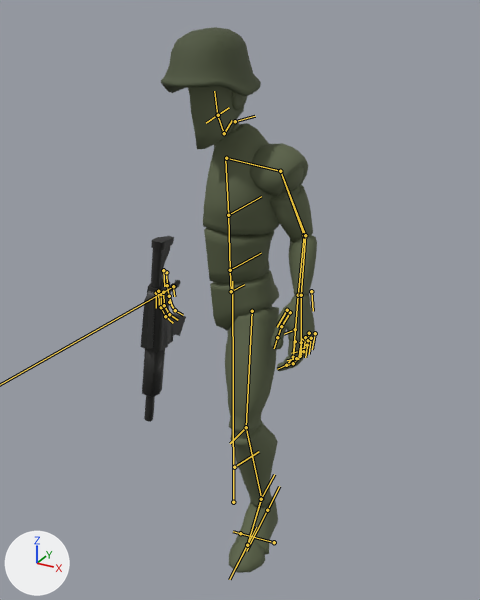
One commit to the glTF model public/assets/models/rifleman.glb: the scene before it, then after it.
The view is the same before and after, from a camera (50 mm lens) standing at (1.072, -1.897, 1.862) and looking at (0.069, -0.073, 0.95). The axes (+X, +Y, +Z) are drawn at lower left. The lights are the same throughout. The first picture is the older version. Both versions are drawn at frame 116 of the action 'Idle01'; the numbers are the values there. The bones that change, and the others that lie on the model, are drawn over the model as lines.

In view in the first picture: 'HumanM_BodyMesh', 'Human_AssaultRifle', 'Human_SoldierHelmet'.
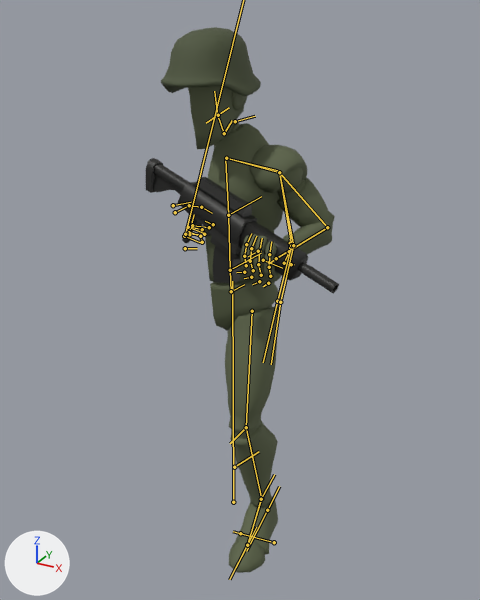
Boxes (x1, y1, x2, y2) around the edits, measured in the pictures (480 x 600 px):
'HumanM_BodyMesh', posed (14% wider)
    before: (188, 86, 317, 573)
    after: (188, 86, 335, 573)
'Human_AssaultRifle', posed (322% wider, 27% shorter)
    before: (141, 236, 186, 422)
    after: (146, 158, 339, 293)
bone 'B-shoulder.L', root to tip
    before: (226, 158) to (280, 171)
    after: (226, 158) to (279, 172)
bone 'B-upperArm.L', root to tip
    before: (280, 171) to (305, 235)
    after: (279, 172) to (327, 227)
bone 'B-forearm.L', root to tip
    before: (305, 235) to (301, 295)
    after: (327, 227) to (276, 258)
bone 'B-hand.L', root to tip
    before: (301, 295) to (301, 315)
    after: (276, 258) to (268, 264)
bone 'B-indexFinger01.L', root to tip
    before: (295, 341) to (293, 357)
    after: (270, 276) to (269, 267)
bone 'B-middleFinger01.L', root to tip
    before: (302, 340) to (300, 356)
    after: (261, 275) to (258, 264)
bone 'B-pinky01.L', root to tip
    before: (309, 333) to (307, 345)
    after: (246, 265) to (244, 256)
bone 'B-ringFinger01.L', root to tip
    before: (305, 337) to (303, 351)
    after: (253, 270) to (250, 261)
bone 'B-thumb01.L', root to tip
    before: (290, 312) to (281, 326)
    after: (284, 263) to (289, 251)

Diff of the bpy script that builds the scene:
```diff
--- a/public/assets/models/rifleman.glb.py
+++ b/public/assets/models/rifleman.glb.py
@@ bone_b_shoulder_l @@
 bone_b_shoulder_l = bpy.data.objects['Rig'].pose.bones['B-shoulder.L']  # child of 'B-chest'
-bone_b_shoulder_l.rotation_quaternion = (-0.998, 0.058, -0.002, 0.028)  # degrees (-7, 0, -3)
+bone_b_shoulder_l.rotation_quaternion = (-0.985, 0.07, 0.155, 0.03)  # degrees (-8, -18, -2)
@@ bone_b_upperarm_l @@
 bone_b_upperarm_l = bpy.data.objects['Rig'].pose.bones['B-upperArm.L']  # child of 'B-shoulder.L'
-bone_b_upperarm_l.rotation_quaternion = (0.834, -0.103, 0.036, -0.541)  # degrees (-12, -3, -66)
+bone_b_upperarm_l.rotation_quaternion = (0.795, -0.114, 0.429, -0.413)  # degrees (-41, 36, -69)
@@ bone_b_forearm_l @@
 bone_b_forearm_l = bpy.data.objects['Rig'].pose.bones['B-forearm.L']  # child of 'B-upperArm.L'
-bone_b_forearm_l.rotation_quaternion = (0.933, 0.359, 0.001, 0.003)  # degrees (42, 0, 0)
+bone_b_forearm_l.rotation_quaternion = (0.616, 0.788, 0.002, 0.002)  # degrees (104, 0, 0)
@@ bone_b_hand_l @@
 bone_b_hand_l = bpy.data.objects['Rig'].pose.bones['B-hand.L']  # child of 'B-forearm.L'
-bone_b_hand_l.rotation_quaternion = (0.988, 0.043, -0.047, -0.139)  # degrees (6, -5, -16)
+bone_b_hand_l.rotation_quaternion = (0.405, -0.152, -0.816, 0.384)  # degrees (63, -147, -42)
@@ bone_b_indexfinger01_l @@
 bone_b_indexfinger01_l = bpy.data.objects['Rig'].pose.bones['B-indexFinger01.L']  # child of 'B-hand.L'
-bone_b_indexfinger01_l.rotation_quaternion = (0.999, 0.046, 0.0, 0.0)  # degrees (5, 0, 0)
+bone_b_indexfinger01_l.rotation_quaternion = (0.913, 0.402, 0.07, -0.023)  # degrees (48, 8, 1)
@@ bone_b_middlefinger01_l @@
 bone_b_middlefinger01_l = bpy.data.objects['Rig'].pose.bones['B-middleFinger01.L']  # child of 'B-hand.L'
-bone_b_middlefinger01_l.rotation_quaternion = (0.997, 0.077, 0.0, 0.0)  # degrees (9, 0, 0)
+bone_b_middlefinger01_l.rotation_quaternion = (0.891, 0.449, 0.06, -0.022)  # degrees (54, 7, 1)
@@ bone_b_pinky01_l @@
 bone_b_pinky01_l = bpy.data.objects['Rig'].pose.bones['B-pinky01.L']  # child of 'B-hand.L'
-bone_b_pinky01_l.rotation_quaternion = (0.993, 0.121, 0.0, 0.0)  # degrees (14, 0, 0)
+bone_b_pinky01_l.rotation_quaternion = (0.872, 0.487, 0.05, -0.012)  # degrees (58, 6, 2)
@@ bone_b_ringfinger01_l @@
 bone_b_ringfinger01_l = bpy.data.objects['Rig'].pose.bones['B-ringFinger01.L']  # child of 'B-hand.L'
-bone_b_ringfinger01_l.rotation_quaternion = (0.995, 0.104, 0.0, 0.0)  # degrees (12, 0, 0)
+bone_b_ringfinger01_l.rotation_quaternion = (0.901, 0.431, 0.052, -0.016)  # degrees (51, 6, 1)
@@ bone_b_thumb01_l @@
 bone_b_thumb01_l = bpy.data.objects['Rig'].pose.bones['B-thumb01.L']  # child of 'B-hand.L'
-bone_b_thumb01_l.rotation_quaternion = (0.995, 0.056, 0.075, 0.023)  # degrees (7, 8, 3)
+bone_b_thumb01_l.rotation_quaternion = (0.906, -0.053, 0.171, 0.384)  # degrees (2, 21, 46)
@@ bone_handprop_r @@
 bone_handprop_r = bpy.data.objects['Rig'].pose.bones['HandProp.R']
-bone_handprop_r.location = (0.457, -0.047, 0.511)
-bone_handprop_r.rotation_quaternion = (0.741, -0.003, 0.67, -0.039)  # degrees (-29, 83, -32)
+bone_handprop_r.location = (0.695, 0.216, 0.188)
+bone_handprop_r.rotation_quaternion = (0.167, 0.031, 0.678, -0.715)  # degrees (-85, 16, -168)
```
